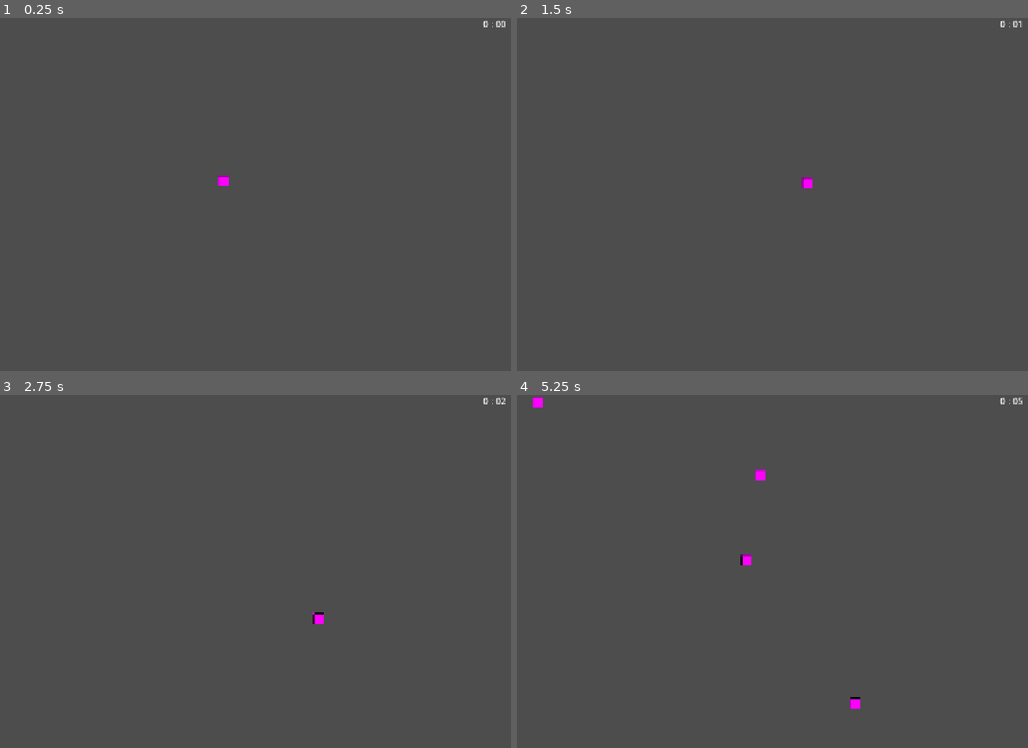
Above: before the commit, frames 1-4 (two rows, left to right).
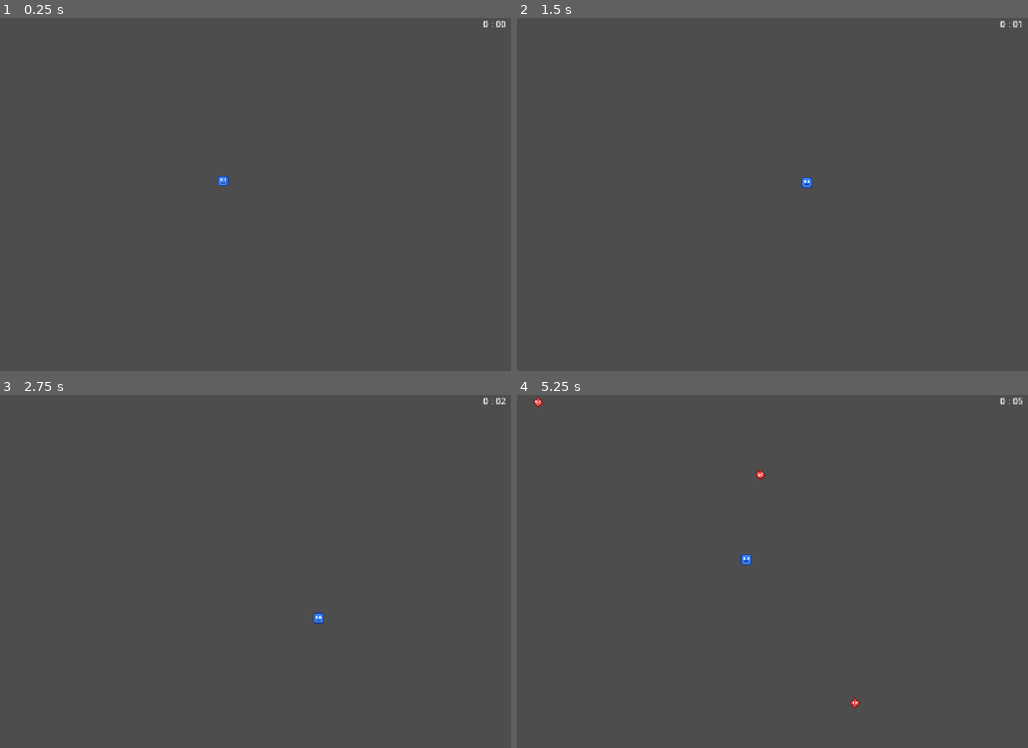
Above: after the commit, the same moments.

Repository: ulisesgarrod/ShivShift
Game: Godot game, scene res://scenes/escena.tscn
Two runs of this game, one before a commit and one after it. Both use one fixed random seed, a clock stepped at 60 frames per second and the inputs below.
Inputs:
- Up to frame 1 (0.25 s): no input
- Up to frame 2 (1.5 s): tap Enter at 0.5 s; hold D (right) 0.53-1.28 s; tap Shift (attack) at 0.6, 1.35 s; hold S (down) from 1.28 s (still down)
- Up to frame 3 (2.75 s): release S (down) at 2.03 s; hold D (right) from 2.03 s (still down); tap Shift (attack) at 2.1 s
- Up to frame 4 (5.25 s): release D (right) at 2.78 s; hold W (up) 2.78-3.53 s; tap Shift (attack) every 0.75 s from 2.85 to 5.1 s; tap Space at 3.5 s; hold A (left) 3.53-5.03 s; hold S (down) from 5.03 s (still down)

The runs differ from the first frame. In frame 1, less than 0.1% of the frame differs, in the area x 42-45%, y 44-48%; in frame 2, less than 0.1%; in frame 3, less than 0.1%; in frame 4, 0.3%, in the area x 3-68%, y 0-89%.

Commit message:
added assets and damage to the dash

Diff:
--- /dev/null
+++ b/assets/sprites/basic_enemy.svg
@@ -0,0 +1,7 @@
+<svg xmlns="http://www.w3.org/2000/svg" width="20" height="20" viewBox="0 0 20 20">
+  <path d="M10 1 L19 10 L10 19 L1 10 Z" fill="#ef4444" stroke="#7f1d1d" stroke-width="2" stroke-linejoin="round"/>
+  <path d="M5.5 8 L9 9.5" stroke="#ffffff" stroke-width="1.6" stroke-linecap="round"/>
+  <path d="M14.5 8 L11 9.5" stroke="#ffffff" stroke-width="1.6" stroke-linecap="round"/>
+  <circle cx="7.5" cy="11" r="1.2" fill="#ffffff"/>
+  <circle cx="12.5" cy="11" r="1.2" fill="#ffffff"/>
+</svg>
--- /dev/null
+++ b/assets/sprites/player.svg
@@ -0,0 +1,6 @@
+<svg xmlns="http://www.w3.org/2000/svg" width="20" height="20" viewBox="0 0 20 20">
+  <rect x="1" y="1" width="18" height="18" rx="4" fill="#3b82f6" stroke="#1e3a8a" stroke-width="2"/>
+  <rect x="5" y="6" width="3" height="4" rx="1" fill="#ffffff"/>
+  <rect x="12" y="6" width="3" height="4" rx="1" fill="#ffffff"/>
+  <rect x="6" y="13" width="8" height="2" rx="1" fill="#1e3a8a"/>
+</svg>
--- a/scenes/basic_enemy.tscn
+++ b/scenes/basic_enemy.tscn
@@ -1,18 +1,17 @@
 [gd_scene format=3 uid="uid://btw4thphoidaw"]
 
 [ext_resource type="Script" uid="uid://uh25txuemlps" path="res://scripts/basic_enemy.gd" id="1_3i4hm"]
-
-[sub_resource type="PlaceholderTexture2D" id="PlaceholderTexture2D_w1k3h"]
-size = Vector2(20, 20)
+[ext_resource type="Texture2D" path="res://assets/sprites/basic_enemy.svg" id="2_tex"]
 
 [sub_resource type="RectangleShape2D" id="RectangleShape2D_7otec"]
 
 [node name="BasicEnemy" type="CharacterBody2D" unique_id=924022711]
+collision_layer = 2
 motion_mode = 1
 script = ExtResource("1_3i4hm")
 
 [node name="Sprite2D" type="Sprite2D" parent="." unique_id=936855003]
-texture = SubResource("PlaceholderTexture2D_w1k3h")
+texture = ExtResource("2_tex")
 
 [node name="CollisionShape2D" type="CollisionShape2D" parent="." unique_id=25930006]
 shape = SubResource("RectangleShape2D_7otec")
--- a/scenes/player.tscn
+++ b/scenes/player.tscn
@@ -1,18 +1,26 @@
 [gd_scene format=3 uid="uid://ce4k1xusswwlq"]
 
 [ext_resource type="Script" uid="uid://b1fvbqsnqg7q0" path="res://scripts/player.gd" id="1_3vyb7"]
-
-[sub_resource type="PlaceholderTexture2D" id="PlaceholderTexture2D_w1k3h"]
-size = Vector2(20, 20)
+[ext_resource type="Texture2D" path="res://assets/sprites/player.svg" id="2_tex"]
 
 [sub_resource type="RectangleShape2D" id="RectangleShape2D_7otec"]
+
+[sub_resource type="RectangleShape2D" id="RectangleShape2D_dash"]
+size = Vector2(30, 30)
 
 [node name="Player" type="CharacterBody2D" unique_id=1041187817]
 motion_mode = 1
 script = ExtResource("1_3vyb7")
 
 [node name="Sprite2D" type="Sprite2D" parent="." unique_id=725777135]
-texture = SubResource("PlaceholderTexture2D_w1k3h")
+texture = ExtResource("2_tex")
 
 [node name="CollisionShape2D" type="CollisionShape2D" parent="." unique_id=267815594]
 shape = SubResource("RectangleShape2D_7otec")
+
+[node name="DashHitbox" type="Area2D" parent="." unique_id=1583920471]
+collision_layer = 0
+collision_mask = 2
+
+[node name="CollisionShape2D" type="CollisionShape2D" parent="DashHitbox" unique_id=802746319]
+shape = SubResource("RectangleShape2D_dash")
--- /dev/null
+++ b/scripts/EnemyType.gd
@@ -0,0 +1,7 @@
+extends Resource
+class_name Enemy
+
+@export var name : String
+@export var texture : Texture2D
+@export var health : float
+@export var damage : float
--- a/scripts/basic_enemy.gd
+++ b/scripts/basic_enemy.gd
@@ -2,10 +2,28 @@
 
 
 @export var player_reference : CharacterBody2D
+@export var type : Enemy
+@export var health : float = 1
 var direction : Vector2
 var speed : float = 100
+
+
+func _ready() -> void:
+	# Si tiene un EnemyType asignado, la vida sale de ahí
+	if type:
+		health = type.health
 
 
 func _physics_process(_delta: float) -> void:
 	velocity = (player_reference.global_position - global_position).normalized() * speed
 	move_and_slide()
+
+
+func take_damage(amount : float) -> void:
+	health -= amount
+	if health <= 0:
+		queue_free()
+		return
+	# Parpadeo blanco para que se note el golpe
+	$Sprite2D.modulate = Color(3, 3, 3)
+	create_tween().tween_property($Sprite2D, "modulate", Color.WHITE, 0.15)
--- a/scripts/player.gd
+++ b/scripts/player.gd
@@ -13,6 +13,9 @@
 var charge_duration : float = 0.5
 var charge_timer : float = 0.5
 
+var dash_damage : float = 1
+var hit_enemies : Array = [] # Enemigos ya golpeados en el dash actual
+
 
 func _physics_process(_delta: float) -> void:
 	if is_charging == true: #Charge state
@@ -25,6 +28,7 @@
 		dash_timer -= _delta
 		velocity = direction * dash_speed
 		move_and_slide()
+		deal_dash_damage()
 		if (dash_timer) <= 0:
 				is_dashing = false
 	else: #Normal state
@@ -43,3 +47,10 @@
 	is_charging = false
 	is_dashing = true
 	dash_timer = dash_duration
+	hit_enemies.clear()
+
+func deal_dash_damage() -> void:
+	for body in $DashHitbox.get_overlapping_bodies():
+		if body.has_method("take_damage") and body not in hit_enemies:
+			hit_enemies.append(body)
+			body.take_damage(dash_damage)
Not shown, added: assets/sprites/basic_enemy.svg.import
Not shown, added: assets/sprites/player.svg.import
Not shown, added: scripts/EnemyType.gd.uid
